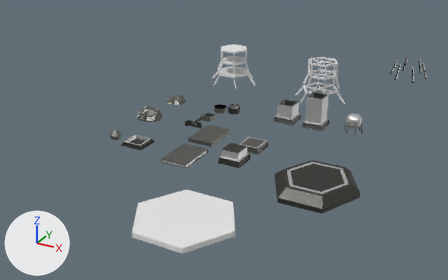
A saved change to the Blender file Blender/Units.blend.
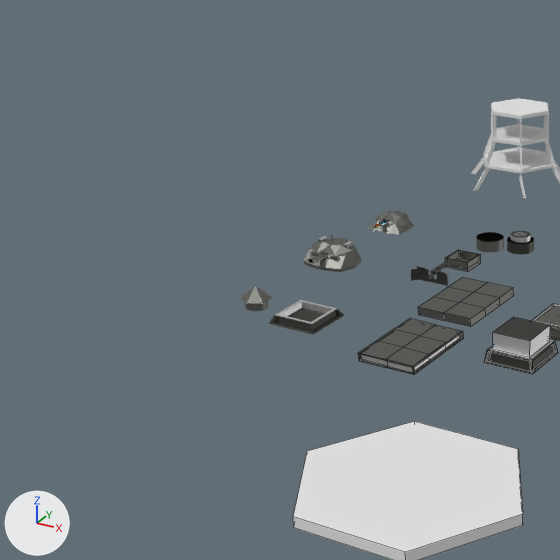
Each version appears first whole from a 50 mm lens placed at (7.85, -14.84, 5.65), pointed at (1.23, -2.81, -0.36), and next in a close-up on the part from 0% to 56% of the width and 0% to 90% of the height. Every picture has the same lights, and +X, +Y and +Z are marked at lower left. The close-ups show mesh edges as thin lines.

Objects in the first close-up: 'Assembler2', 'Container1', 'Engine1Base', 'Engine1Base.002', 'FrameLevel1', 'FrameLevel2', 'Framelevel3', 'Ground.001', 'Weapon', 'Weapon.001'.
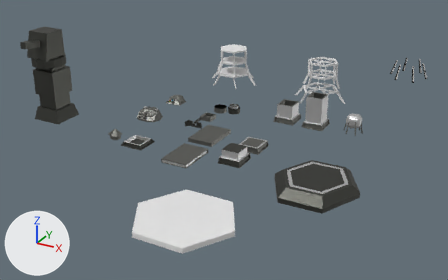
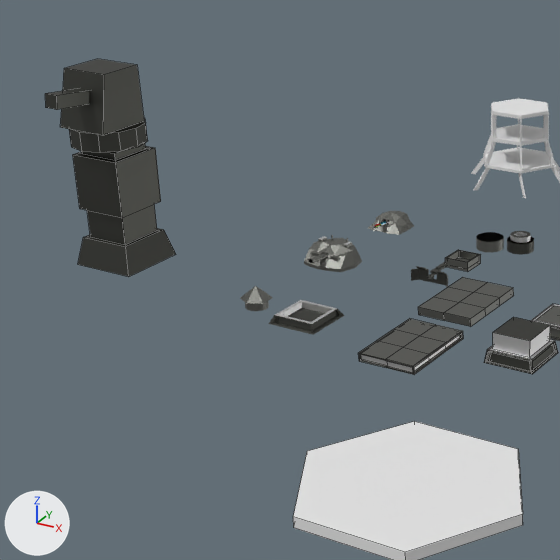
The edits, one by one:
Mesh me_cube_007 is new.
It has 40 vertices, 26 faces and spans x -0.407..0.393, y -0.729..0.401, z 1.278..2.081.
It uses material mat_unitframematerial (picture img_paletteunits_png_001).
Mesh me_cube_001 is new.
It has 32 vertices, 28 faces and spans x -0.364..0.364, y -0.374..0.374, z 0.0..1.294.
It uses material mat_unitframematerial (picture img_paletteunits_png_001).
Object 'Weapon3.001' (ob_weapon3_001) is new; it shows me_cube_007.
Its location is (-2.53, -4.47, 0.16).
Object 'Weapon3' (ob_weapon3) is new; it shows me_cube_001.
Its location is (-2.48, -4.47, 0.11).

Changed parts and their boxes [x1, y1, x2, y2] in the close-ups (560 x 560 px):
'Weapon3', added
    after: [73, 143, 176, 277]
'Weapon3.001', added
    after: [45, 59, 148, 153]
